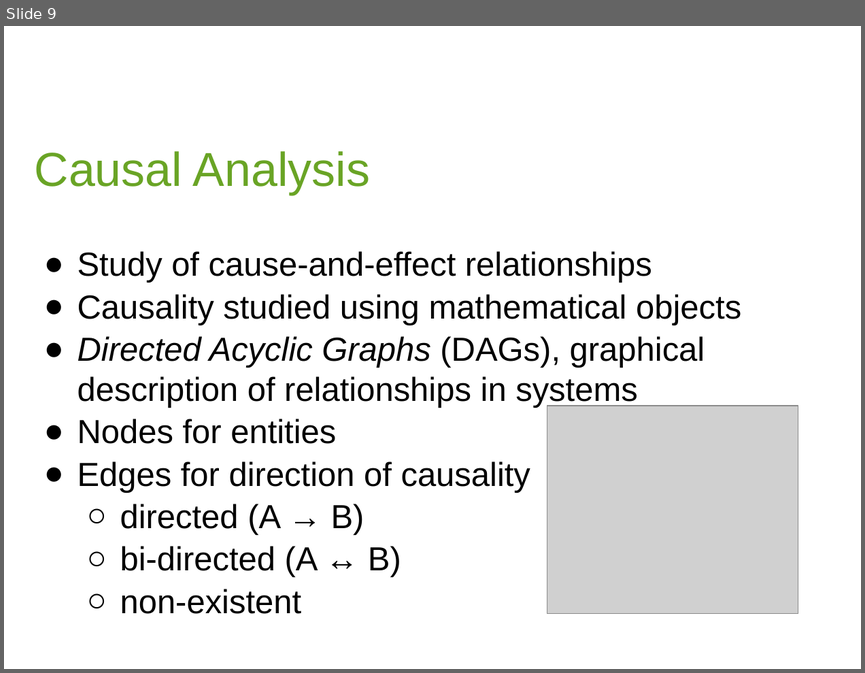
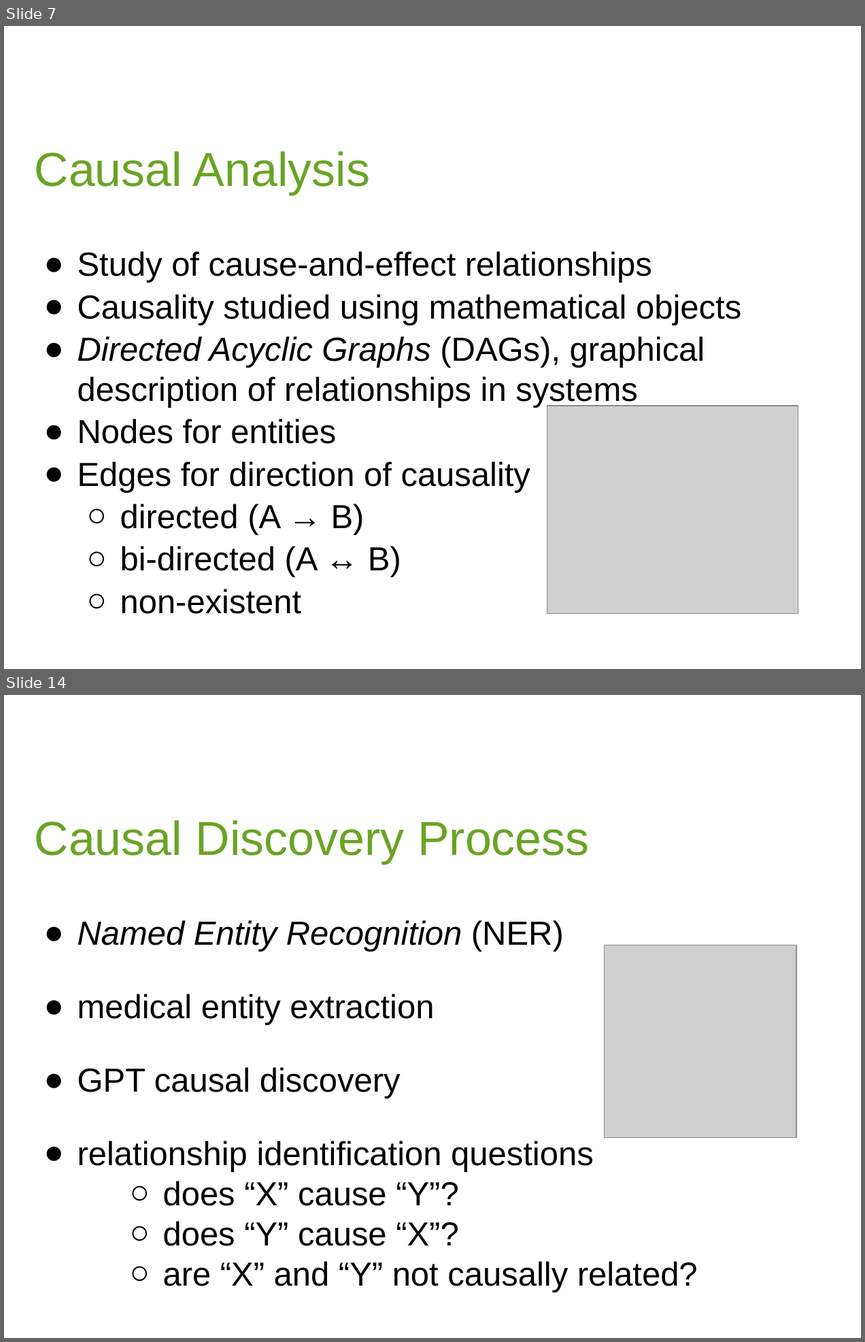
Before and after one commit to Pikerozzo/causal-llms, a slide deck: docs/PRES_PIQUE.pptx. Shown one above the other, each under a label of ours: slide 9 before the commit, slides 7 and 14 after it; the slides between them are not shown. The pictures are 865x673 and 865x1342 pixels, drawn with LibreOffice and Linux fonts; fonts in the diff are those of the drawing; grey boxes stand for pictures; background and template pictures are left out. Boxes give left, top, right and bottom in pixels: in the first picture for what was removed or moved away, otherwise in the second. Text is boxed around its words. In the diff, an @@ line names an element or a change of style, - is before the commit and + after.

```diff
--- a/docs/PRES_PIQUE.pptx
+++ b/docs/PRES_PIQUE.pptx
@@ slide 14 added at [4,695,861,1338], background #FFFFFF @@
@@ text added at [35,820,589,864], 40 pt, text #69A425 @@
+Causal Discovery Process
@@ text added at [77,920,698,1292], 28 pt, text #000000 @@
+● Named Entity Recognition (NER)
+● medical entity extraction
+● GPT causal discovery
+● relationship identification questions
+  ○ does “X” cause “Y”?
+  ○ does “Y” cause “X”?
+  ○ are “X” and “Y” not causally related?
@@ picture added at [604,945,796,1137] @@
@@ what was slide 9 is now slide 7 @@
```
Also in this commit, not shown: 3 slides changed, 15 other slides added, 6 slides removed, 59 other files.
